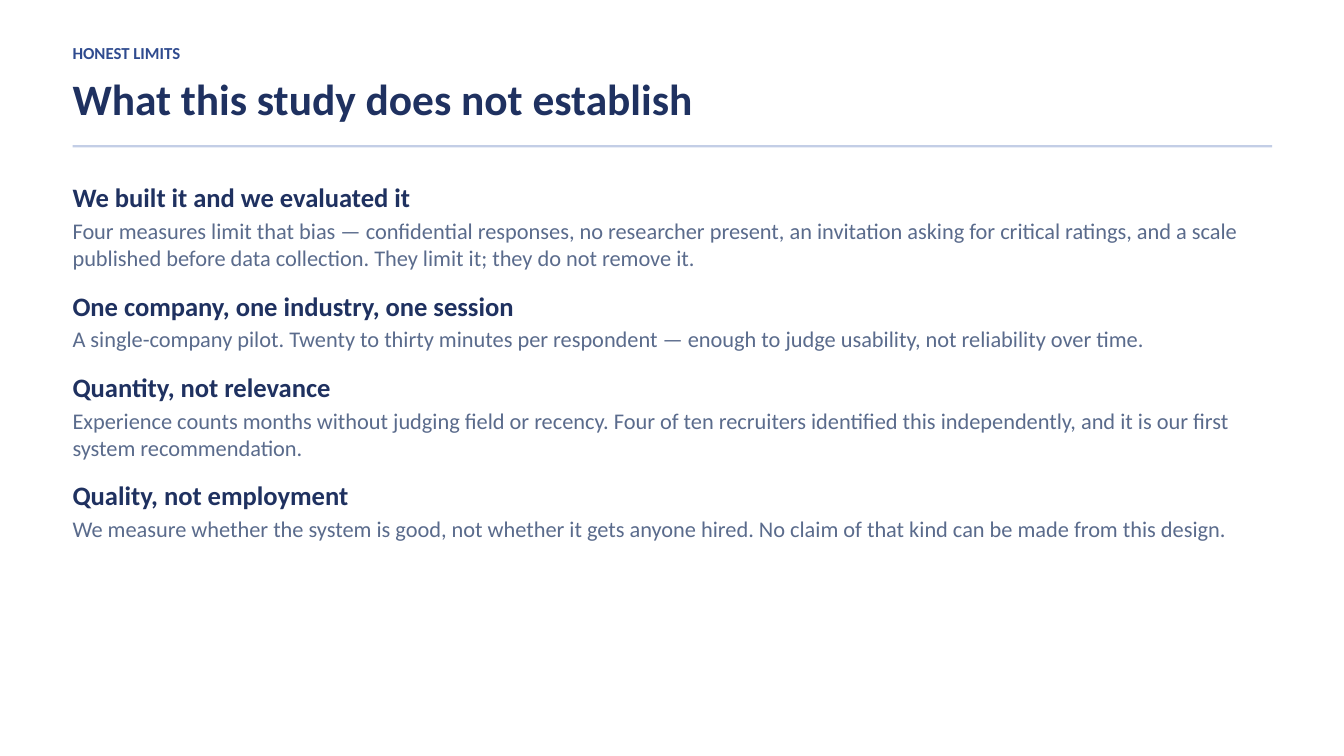
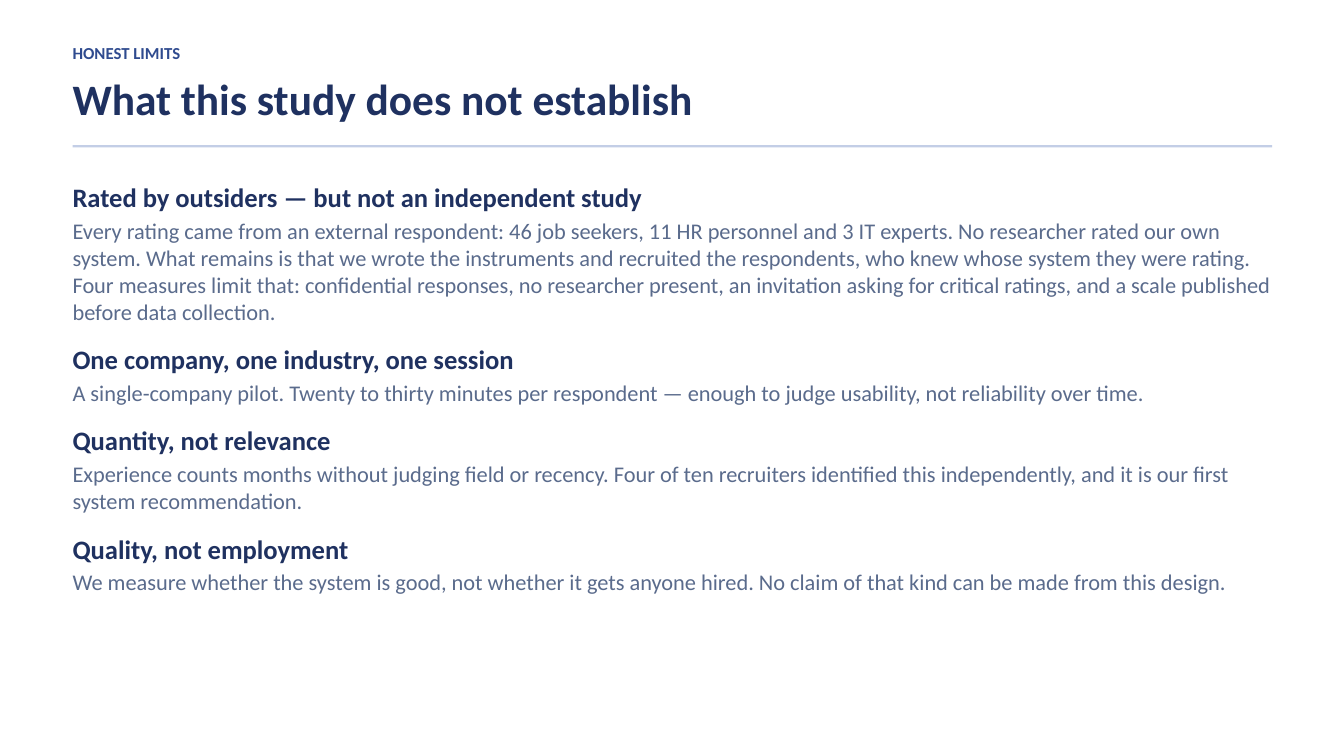
Before and after one commit to Talenss/CapstoneWebsite, a slide deck: slide 16 of 05_Website_Angular/docs/Linaw-PH-Video-Presentation.pptx. Drawn at 1344x756 pixels with LibreOffice and Linux fonts; fonts in the diff are those of the drawing. Boxes give left, top, right and bottom in pixels: in the first picture for what was removed or moved away, otherwise in the second. Text is boxed around its words. In the diff, an @@ line names an element or a change of style, - is before the commit and + after.

```diff
--- a/05_Website_Angular/docs/Linaw-PH-Video-Presentation.pptx
+++ b/05_Website_Angular/docs/Linaw-PH-Video-Presentation.pptx
@@ text at [73, 188, 1270, 320]: text changed @@
-We built it and we evaluated it
-Four measures limit that bias — confidential responses, no researcher present, an invitation asking for critical ratings, and a scale published before data collection. They limit it; they do not remove it.
+Rated by outsiders — but not an independent study
+Every rating came from an external respondent: 46 job seekers, 11 HR personnel and 3 IT experts. No researcher rated our own system. What remains is that we wrote the instruments and recruited the respondents, who knew whose system they were rating. Four measures limit that: confidential responses, no researcher present, an invitation asking for critical ratings, and a scale published before data collection.
```
Also in this commit, not shown: 5 other files.
